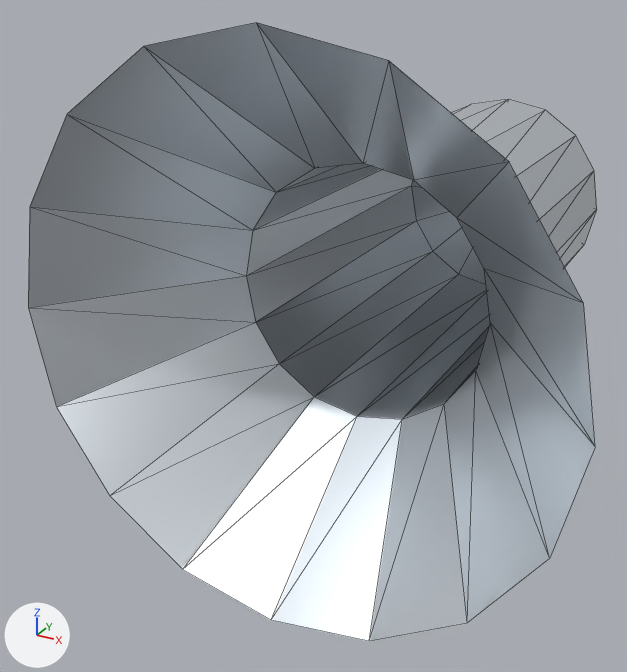
The glTF model public/assets/parts/PART-MECH-FORK-ACOUSTIC-310HZ/model.gltf: old version first, new version second.
The view is the same before and after, from a 50 mm lens placed at (15.6, -38.64, 13.96), pointed at (-3.6, -3.73, -3.5). The axes (+X, +Y, +Z) are drawn at lower left. The lights are the same throughout. The picture after the commit comes second. Mesh edges are drawn as thin lines.

Names of what the first picture shows: 'PART-MECH-FORK-ACOUSTIC-310HZ'.
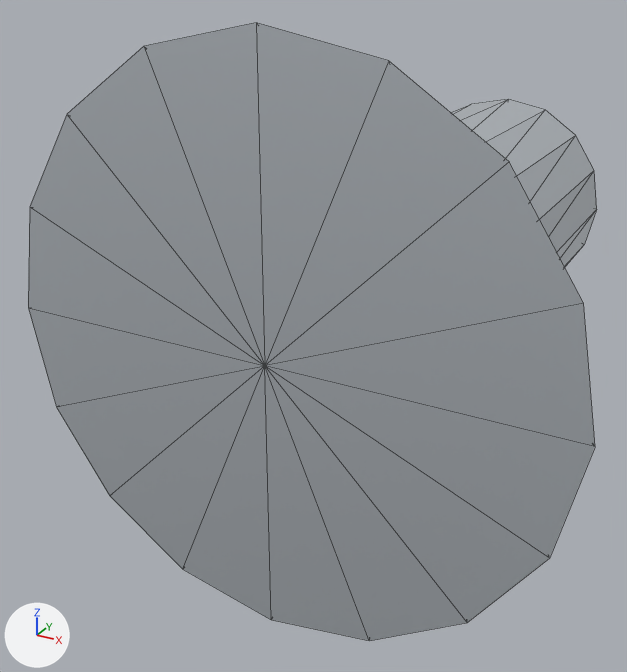
The change in detail:
me_part_mech_fork_acoustic_310hz_geometry is used by ob_part_mech_fork_acoustic_310hz; location (0.0, 0.0, 0.0).
me_part_mech_fork_acoustic_310hz_geometry had 49 vertices, 80 faces and spanned x -12.0..12.0, y -14.0..14.0, z -12.0..12.0.
me_part_mech_fork_acoustic_310hz_geometry now has 50 vertices, 96 faces and spans x -12.0..12.0, y -14.0..14.0, z -12.0..12.0.
Part 1, on me_part_mech_fork_acoustic_310hz_geometry:
1 vertex is added at (0.0, -14.0, 0.0).
16 new faces join them.
Part 2, on me_part_mech_fork_acoustic_310hz_geometry:
16 faces are deleted.
16 new faces join them.

Changed parts and their boxes (x1, y1, x2, y2) in the pictures (627 x 672 px; the box of a moved part takes in the faces that stretch with it):
part 1 of me_part_mech_fork_acoustic_310hz_geometry, added
    after: (28, 22, 595, 641)
part 2 of me_part_mech_fork_acoustic_310hz_geometry, moved or reshaped (not visible afterwards)
    before: (411, 180, 486, 284)
